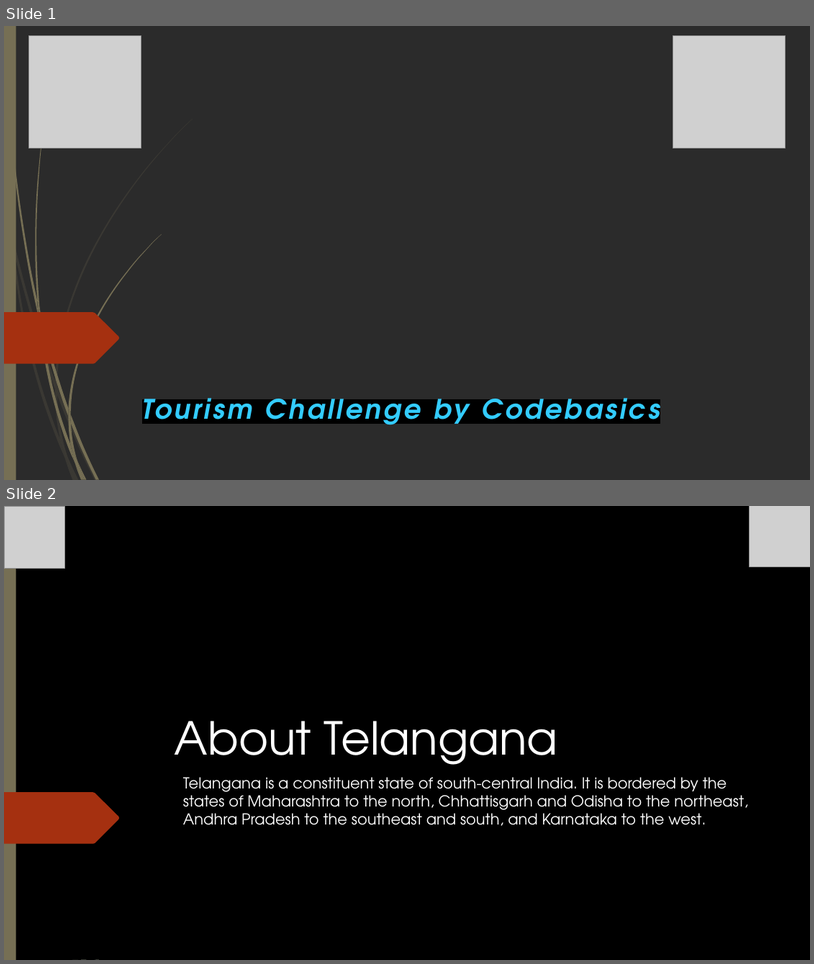
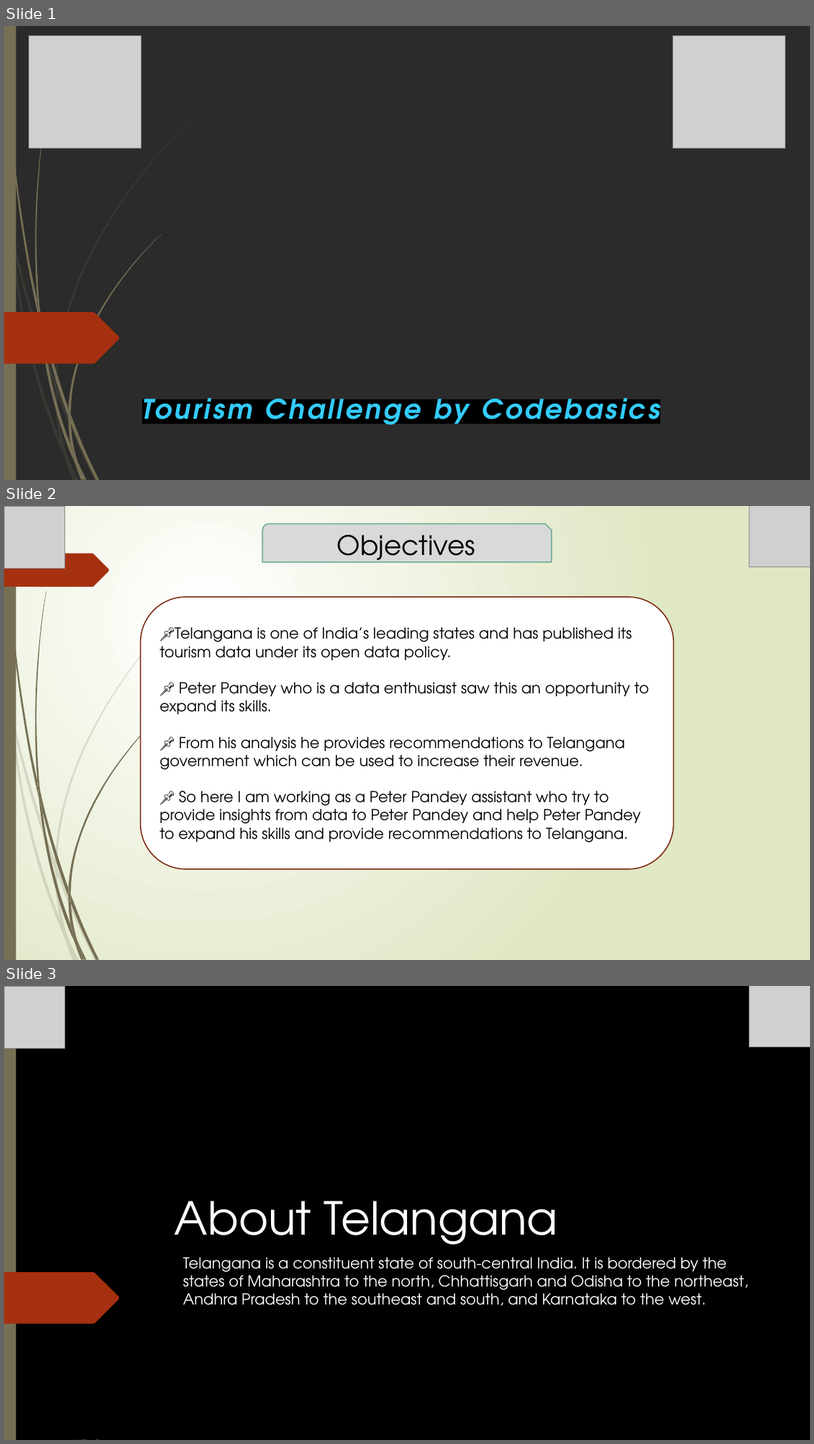
Before and after one commit to Kartik-Lohar/Telangana_Tourism, a slide deck: Tourism Challenge by Codebasics.pptx. Shown one above the other, each under a label of ours: slides 1 and 2 before the commit, slides 1, 2 and 3 after it. The pictures are 814x964 and 814x1444 pixels, drawn with LibreOffice and Linux fonts; fonts in the diff are those of the drawing; grey boxes stand for pictures; background and template pictures are left out; a plain dark background stands for a picture behind light text. Boxes give left, top, right and bottom in pixels: in the first picture for what was removed or moved away, otherwise in the second. Text is boxed around its words. In the diff, an @@ line names an element or a change of style, - is before the commit and + after.

```diff
--- a/Tourism Challenge by Codebasics.pptx
+++ b/Tourism Challenge by Codebasics.pptx
@@ slide 2 added at [4,506,810,960], background gradient #FFFFFF to #DFE8C4; not listed: 23 template elements that a slide beside it also shows @@
@@ picture added at [4,507,64,569] @@
@@ snip round rect added at [263,523,552,561], fill #D9D9D9, outline #6AAC91 1.25 pt, 32 pt, text #000000 @@
+Objectives
@@ picture added at [750,506,810,567] @@
@@ freeform shape added at [4,554,109,587], fill #A53010 @@
@@ rounded rectangle added at [141,597,674,869], fill #FFFFFF, outline #7A240C 1.25 pt, 18 pt, text #000000 @@
+📌Telangana is one of India’s leading states and has published its tourism data under its open data policy.
+📌 Peter Pandey who is a data enthusiast saw this an opportunity to expand its skills.
+📌 From his analysis he provides recommendations to Telangana government which can be used to increase their revenue.
+📌 So here I am working as a Peter Pandey assistant who try to provide insights from data to Peter Pandey and help Peter Pandey to expand his skills and provide recommendations to Telangana.
@@ what was slide 2 is now slide 3 @@
```
Also in this commit, not shown: 11 slides changed, 1 slide removed, 1 other file.
